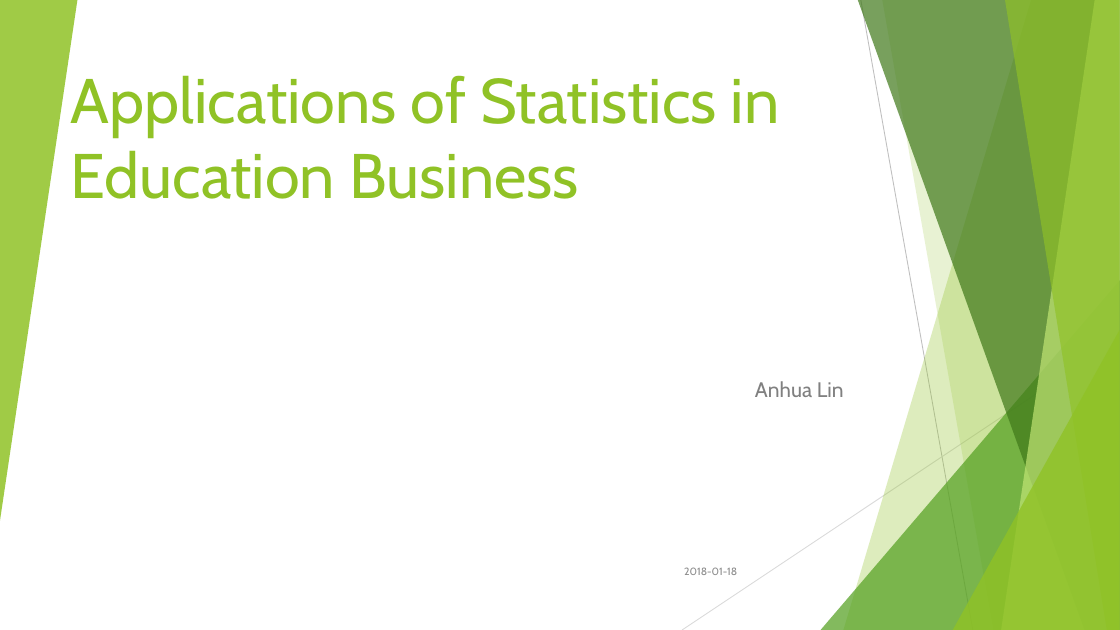
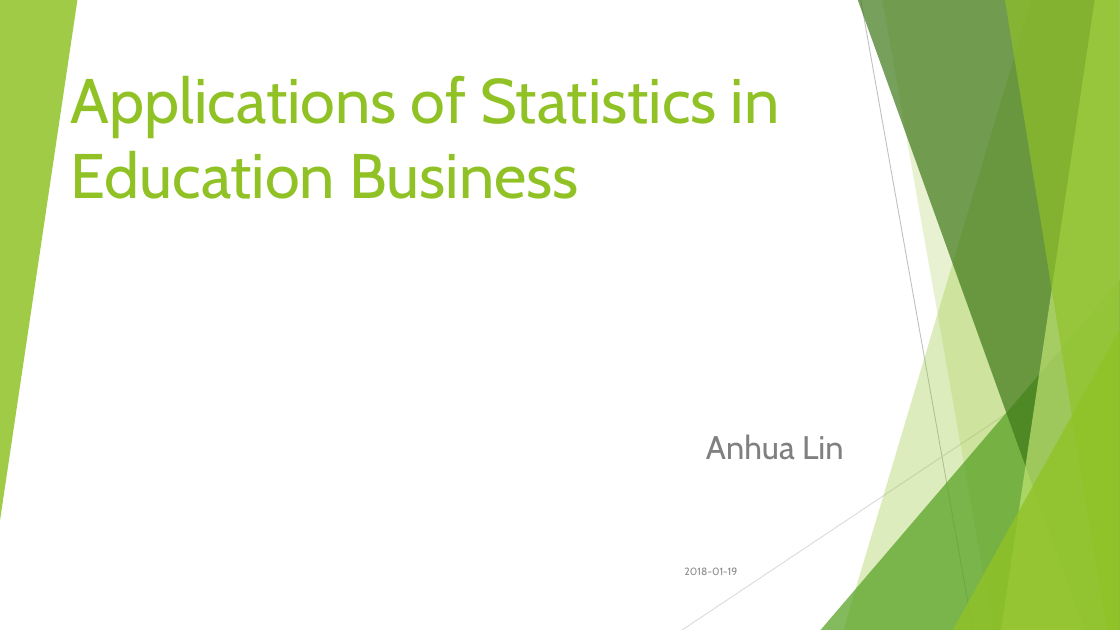
Before and after one commit to anhualin/MyLearning, a slide deck: slide 1 of FDA2018/FDA_Presentation.pptx (slide 2 before the commit). Drawn at 1120x630 pixels with LibreOffice and Linux fonts; fonts in the diff are those of the drawing. Boxes give left, top, right and bottom in pixels: in the first picture for what was removed or moved away, otherwise in the second. Text is boxed around its words. In the diff, an @@ line names an element or a change of style, - is before the commit and + after.

```diff
--- a/FDA2018/FDA_Presentation.pptx
+++ b/FDA2018/FDA_Presentation.pptx
@@ subtitle "Anhua Lin" at [706,434,844,459]: size 18 to 28 pt @@
@@ text at [684,567,737,575]: text changed @@
-2018-01-18
+2018-01-19
```
Also in this commit, not shown: 18 other slides changed, 13 slides added, 1 slide removed, 6 other files.
